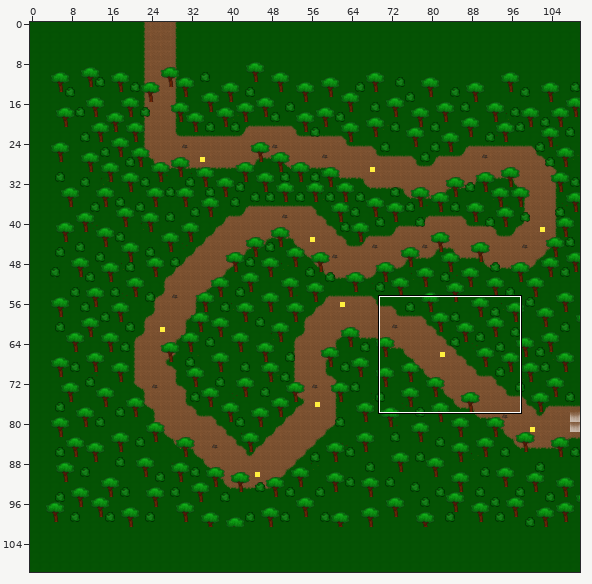
A Tiled map gets an edit: Level 1.tmx. Above, an overview of the earlier version with the close-up marked.
Close-up. Earlier state:
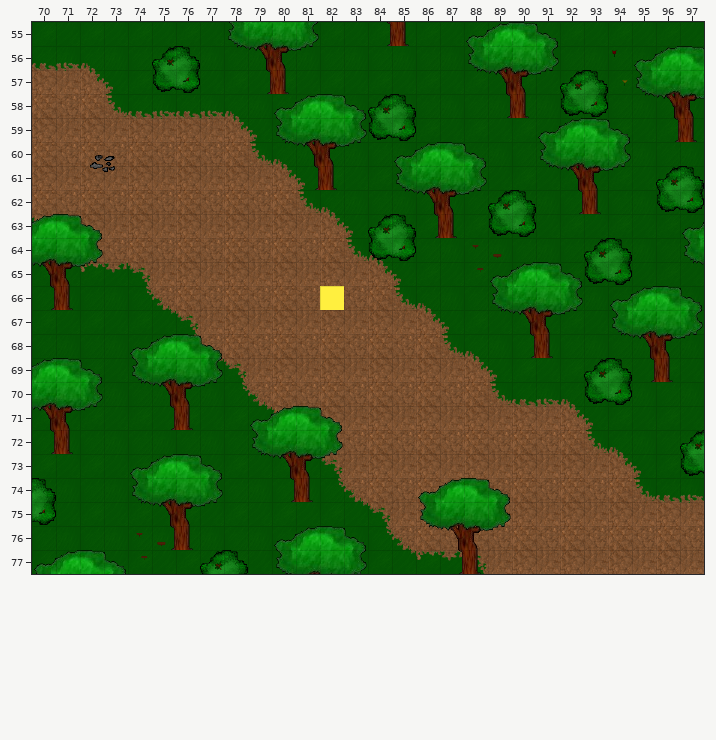
Cells are 32x32 px. Shown: x 70..97, y 55..77. The commit also changed other parts of the map, which this record leaves out.
After:
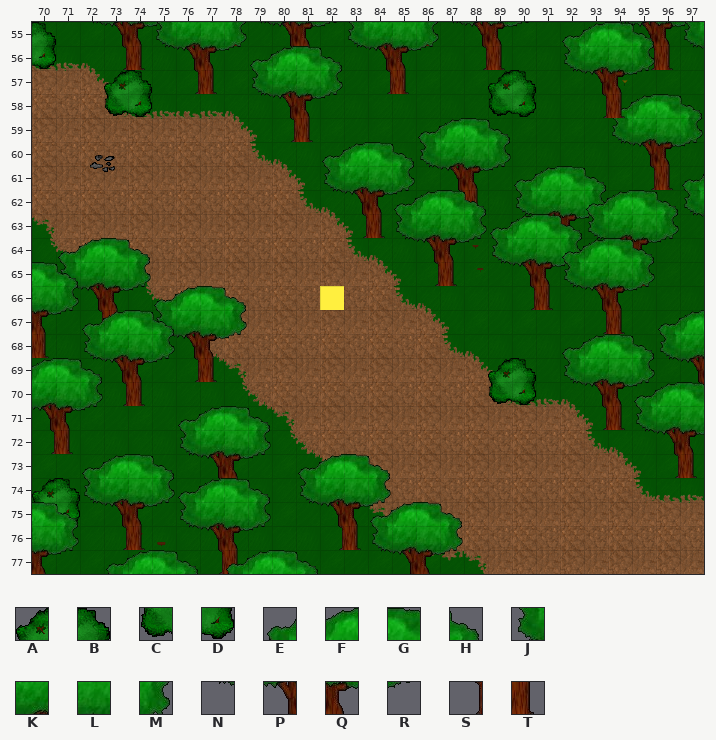
Key: from "Bush": A 0, B 1, C 2, D 3; from "Oak": E 0, F 1, G 2, H 3, J 4, K 5, L 6, M 7, N 8, P 9, Q 10, R 11, S 13, T 14.
_ is an empty cell.
Tiles replaced or removed in this view: A, B, C, D, E, F, G, H, J, K, L, M, N, P, Q, R, S, T.
Tiles of an added or newly shown layer are drawn over the layers below it.
Edits made:
Changed rows in their new state; . is an unchanged cell.
Layer "Tree/Bush" (removed):
first column x 70:
55 ........____..__..____......
56 .....__.____......____...___
57 .....__..__.......______.___
58 ..........______...__.__.___
59 ..........______.....____.__
60 ..........____.____..____...
61 ...........__..____..____.__
62 ...............______.__..__
63 ___...........____.__......_
64 ___...........__.......__.._
65 ___................______.._
66 __.................____.____
67 ...................____.____
68 ....____............__..____
69 .._.____...............____.
70 ....____...............__...
71 .....__..____...............
72 .........____.............._
73 ....____.____.............._
74 _...____..__....____........
75 _...____........____........
76 .....__...____..____........
77 ____...__.____...__.........
Layer "Trees/Bushes a" (added):
first column x 70:
55 B.NPQR..T.......T.......NPQR
56 D..ST....................ST.
57 ...AB..............AB.......
58 ...CD..............CD...EFGH
59 ................EFGH....JKLM
60 ............EFGHJKLM....NPQR
61 ............JKLMNPQREFGH.STE
62 ............NPQR.ST.JKLM...J
63 .............ST.....NPQR...N
64 .EFGH.................T.....
65 .JKLM.......................
66 .NPQREFGH...................
67 ..ST.JKLM.................EF
68 .....NPQR.............EFGHJK
69 ......ST...........AB.JKLMNP
70 ...................CD.NPQR.S
71 ......EFGH.............ST...
72 ......JKLM..................
73 ..EFGHNPQR.EFGH.............
74 ABJKLM.ST..JKLM.............
75 CDNPQR.....NPQR.............
76 ...ST.......ST..............
Layer "Trees b" (added):
first column x 75:
55 JKLMNPQRJKLMNPQR.EFGH.J
56 NPQR.ST.NPQR.ST..JKLM.N
57 .ST......ST......NPQR..
58 ..................ST...
first column x 70:
62 ...............EFGH....EFGH.
63 ...............JKLMEFGHJKLM.
64 ...............NPQRJKLMNPQR.
65 GH..............ST.NPQR..T..
66 LM..................ST......
67 QREFGH......................
68 T.JKLM......................
69 ..NPQR......................
70 ...ST....................EFG
71 .........................JKL
72 .........................NPQ
73 ..........................ST
74 ......EFGH..................
75 GH....JKLM....EFGH..........
76 LM....NPQR....JKLM..........
77 QR.....ST.....NPQR..........
Layer "Trees c" (added):
first column x 79:
56 EFGH
57 JKLM
58 NPQR
59 .ST.
first column x 72:
64 ....................EFGH
65 ....................JKLM
66 ....................NPQR
67 .....................ST.
69 H.......................
first column x 73:
77 EFGH.EFGH
Pixel boxes of the changes (left, top, right, bottom) in both close-ups:
changed: (32, 22, 704, 574)
